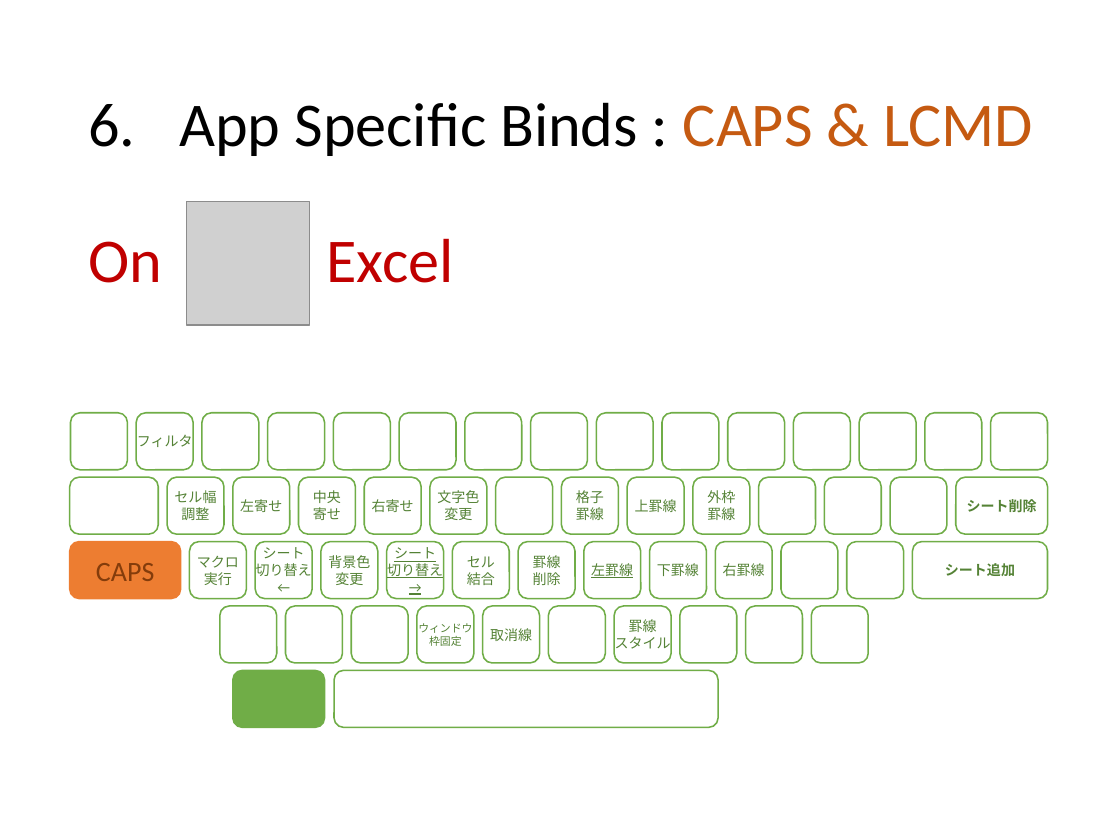
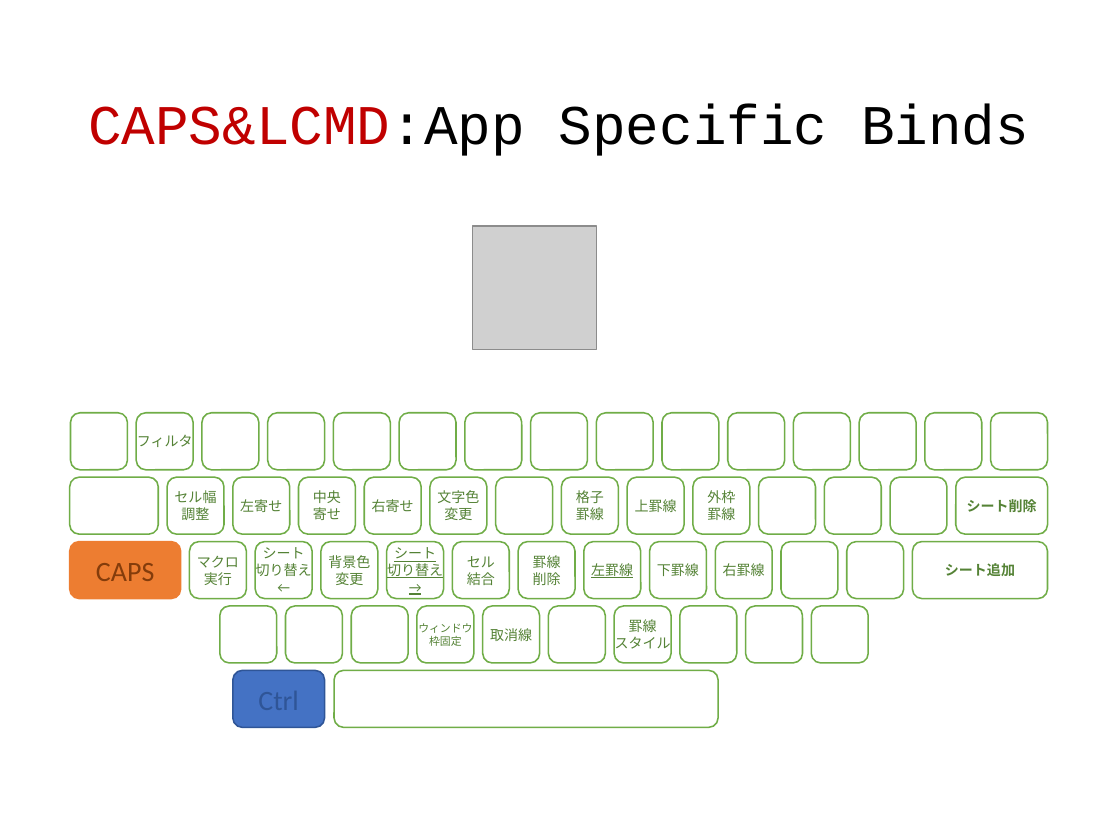
Before and after one commit to ittooo66/myAHK, a slide deck: slide 10 of MANUAL.pptx (slide 11 before the commit). Drawn at 1120x840 pixels with LibreOffice and Linux fonts; fonts in the diff are those of the drawing; grey boxes stand for pictures. Boxes give left, top, right and bottom in pixels: in the first picture for what was removed or moved away, otherwise in the second. Text is boxed around its words. In the diff, an @@ line names an element or a change of style, - is before the commit and + after.

```diff
--- a/MANUAL.pptx
+++ b/MANUAL.pptx
@@ title at [88,103,1029,156]: text changed; size 40 to 36 pt; font Calibri to Courier New @@
-6. App Specific Binds : CAPS & LCMD
+CAPS&LCMD:App Specific Binds
@@ text removed at [88,238,453,283] @@
-On Excel
@@ picture: place and size @@
-picture at [187,202,310,325]
+picture at [473,226,596,349]
@@ rounded rectangle at [233,671,325,728]: fill #70AD47 to #4472C4; outline #70AD47 1 pt to #2F5597 1 pt @@
```
Also in this commit, not shown: 11 other slides changed, 4 slides removed.
